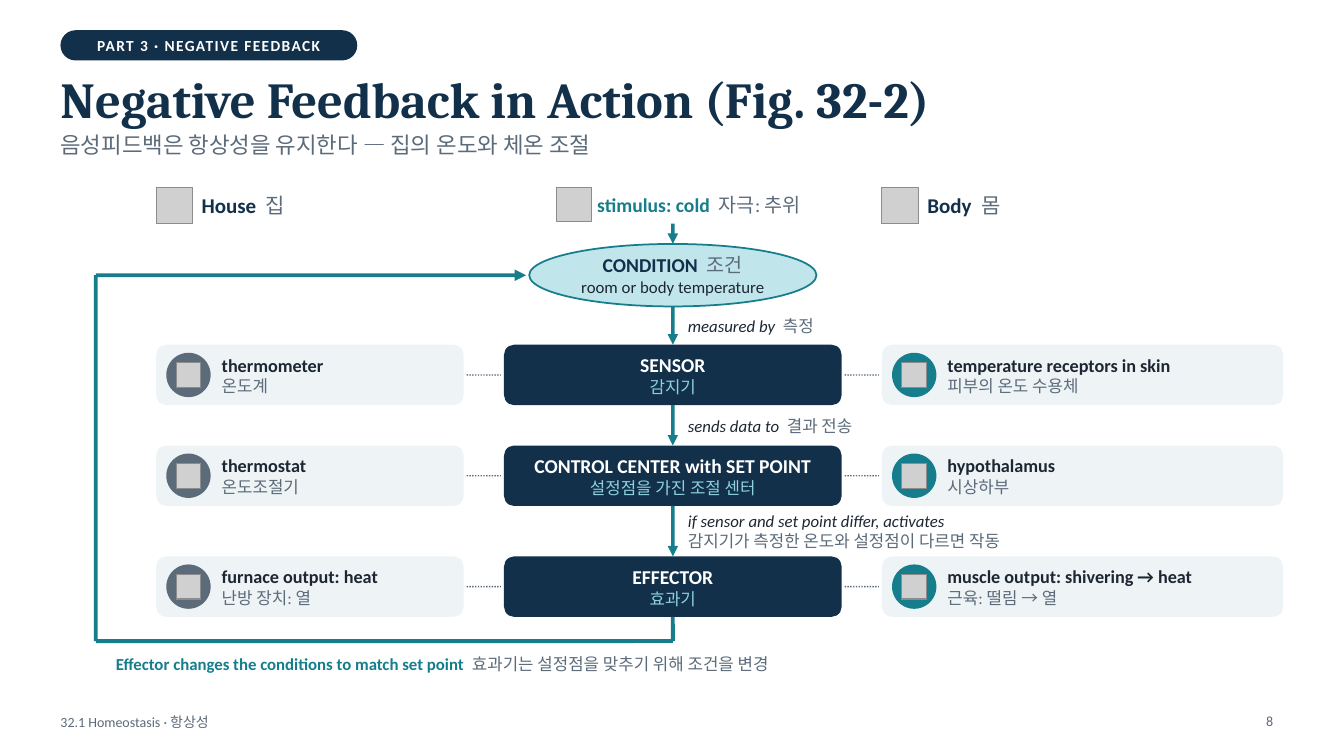
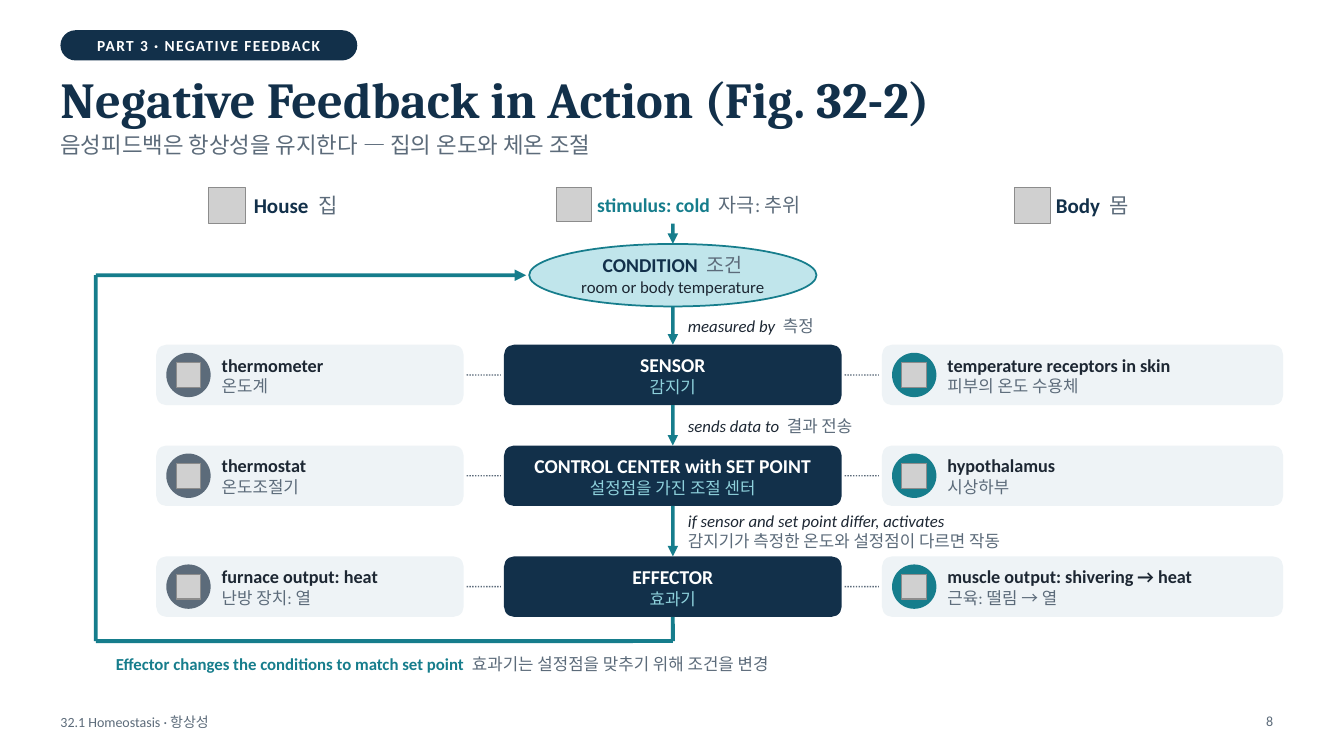
Before and after one commit to coula0908/biology, a slide deck: slide 8 of 32.1_homeostasis/32.1_Homeostasis_short.pptx. Drawn at 1344x756 pixels with LibreOffice and Linux fonts; fonts in the diff are those of the drawing; grey boxes stand for pictures. Boxes give left, top, right and bottom in pixels: in the first picture for what was removed or moved away, otherwise in the second. Text is boxed around its words. In the diff, an @@ line names an element or a change of style, - is before the commit and + after.

```diff
--- a/32.1_homeostasis/32.1_Homeostasis_short.pptx
+++ b/32.1_homeostasis/32.1_Homeostasis_short.pptx
@@ picture: place and size @@
-picture at [156,188,193,224]
+picture at [209,188,245,224]
@@ text "House 집": place and size @@
-text "House 집" at [202,195,285,215]
+text "House 집" at [254,195,337,215]
@@ picture: place and size @@
-picture at [882,188,919,224]
+picture at [1014,188,1051,224]
@@ text "Body 몸": place and size @@
-text "Body 몸" at [927,196,1000,217]
+text "Body 몸" at [1056,196,1129,217]
```
Also in this commit, not shown: 3 other slides changed, 11 other files.
